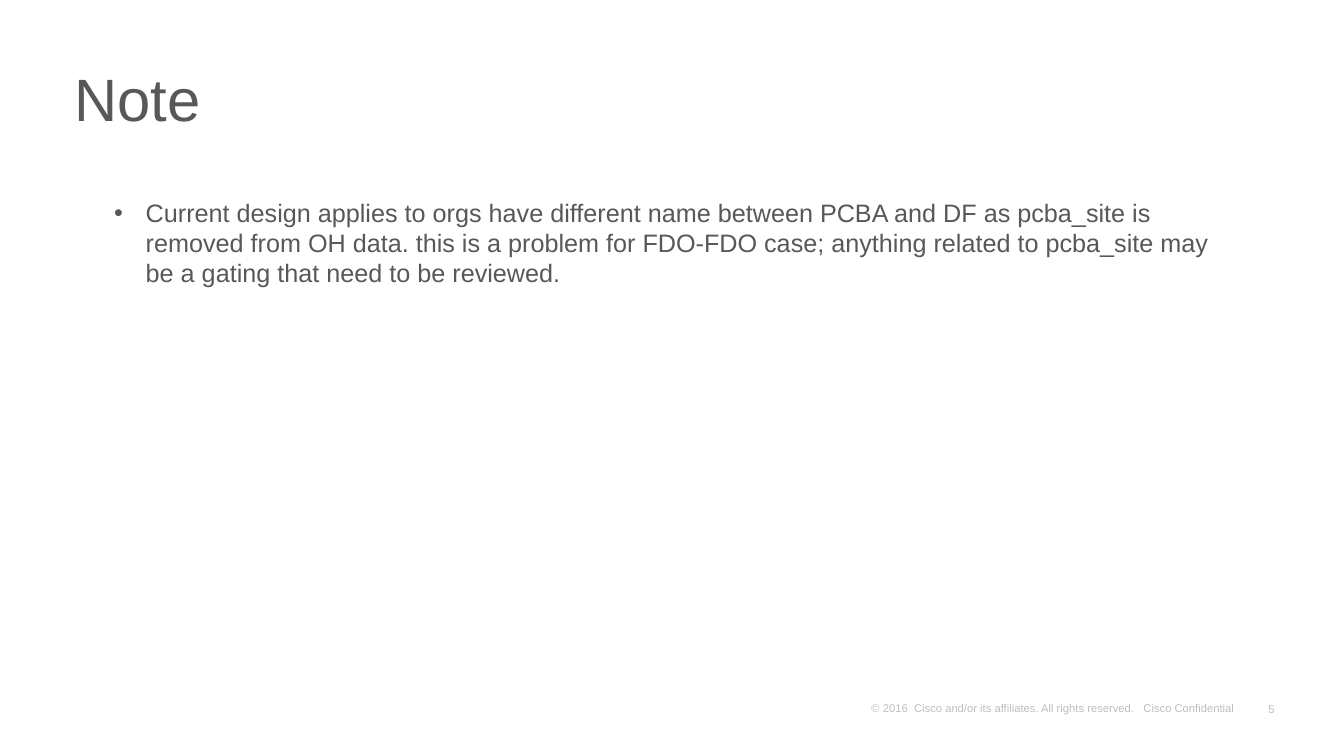
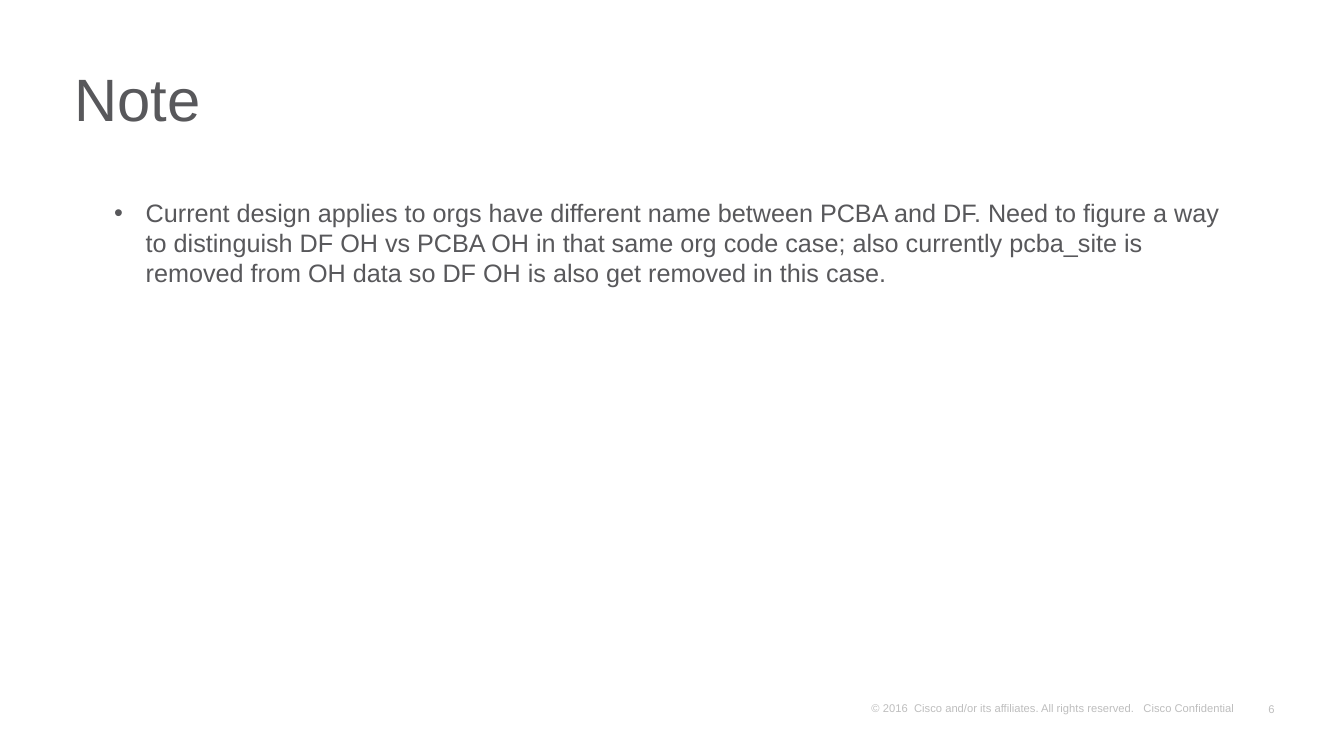
Before and after one commit to kenwang4585/pcba_allocation, a slide deck: slide 6 of PCBA allocation Sep 29.pptx (slide 5 before the commit). Drawn at 1344x756 pixels with LibreOffice and Linux fonts; fonts in the diff are those of the drawing; background and template pictures are left out. Boxes give left, top, right and bottom in pixels: in the first picture for what was removed or moved away, otherwise in the second. Text is boxed around its words. In the diff, an @@ line names an element or a change of style, - is before the commit and + after.

```diff
--- a/PCBA allocation Sep 29.pptx
+++ b/PCBA allocation Sep 29.pptx
@@ text at (146,203,1219,287): text changed @@
-• Current design applies to orgs have different name between PCBA and DF as pcba_site is removed from OH data. this is a problem for FDO-FDO case; anything related to pcba_site may be a gating that need to be reviewed.
+• Current design applies to orgs have different name between PCBA and DF. Need to figure a way to distinguish DF OH vs PCBA OH in that same org code case; also currently pcba_site is removed from OH data so DF OH is also get removed in this case.
```
Also in this commit, not shown: 2 other slides changed, 1 slide added, 12 other files.
